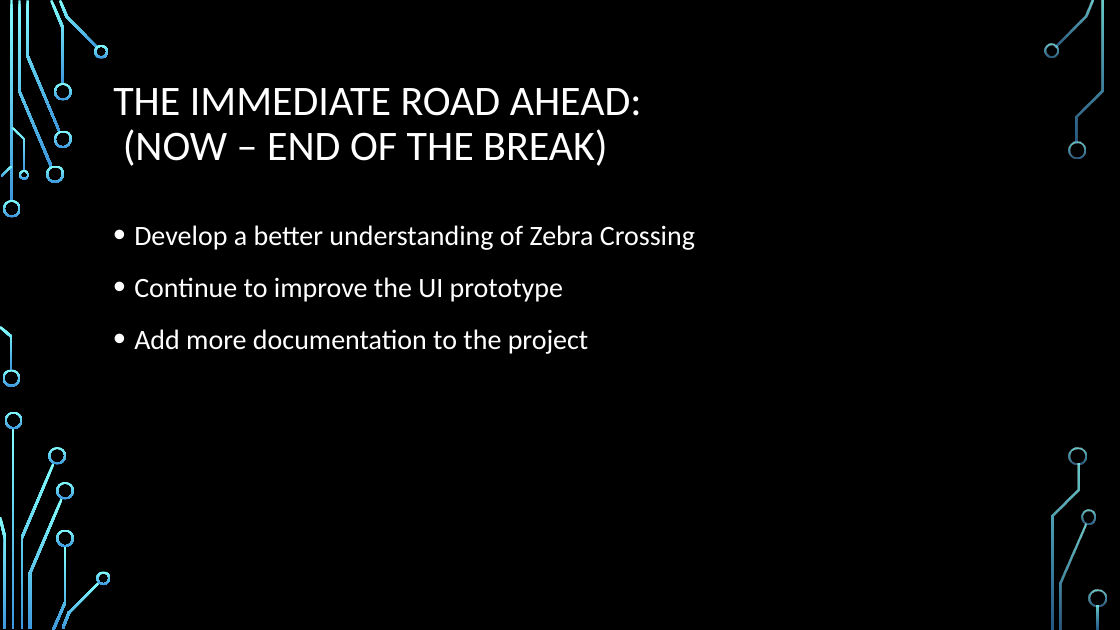
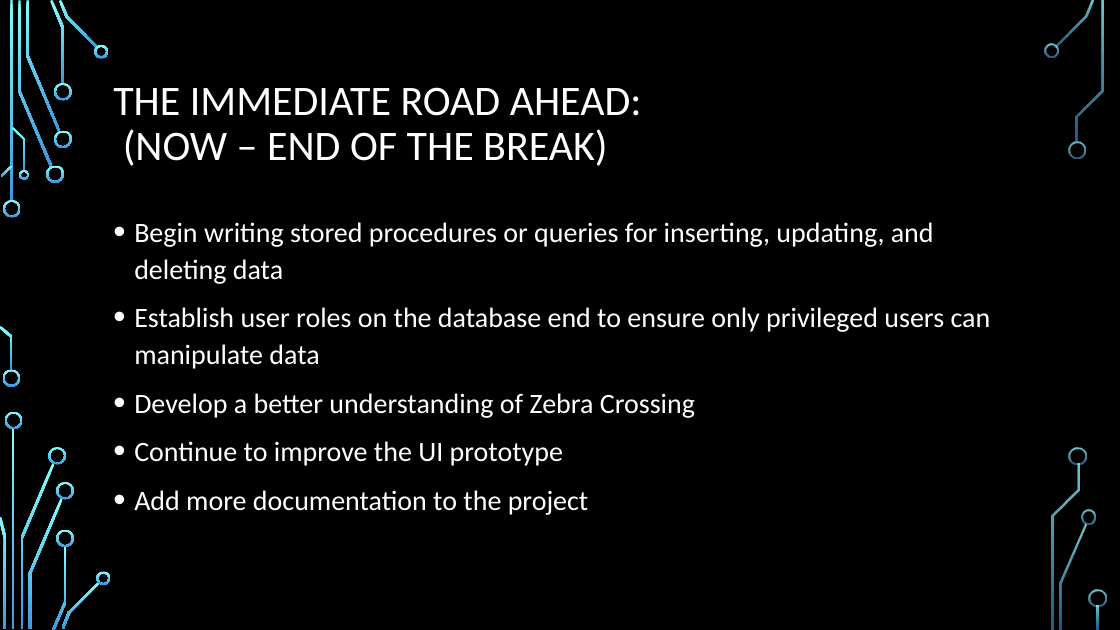
Before and after one commit to frozenNodak/InventoryManagement491, a slide deck: slide 8 of Inventory Management System demo draft.pptx (slide 7 before the commit). Drawn at 1120x630 pixels with LibreOffice and Linux fonts; fonts in the diff are those of the drawing; background and template pictures are left out. Boxes give left, top, right and bottom in pixels: in the first picture for what was removed or moved away, otherwise in the second. Text is boxed around its words. In the diff, an @@ line names an element or a change of style, - is before the commit and + after.

Commit message:
Updated diagram, added presentation data
Added my part to the demo presentation, including a new database diagram with the finalized fields.

```diff
--- a/Inventory Management System demo draft.pptx
+++ b/Inventory Management System demo draft.pptx
@@ text at (134,222,991,369): paragraphs added @@
+• Begin writing stored procedures or queries for inserting, updating, and deleting data
+• Establish user roles on the database end to ensure only privileged users can manipulate data
@@ text at (134,393,695,515): line spacing 1.2 to 1.1 @@
```
Also in this commit, not shown: 3 other slides changed, 1 slide added, 1 other file.
